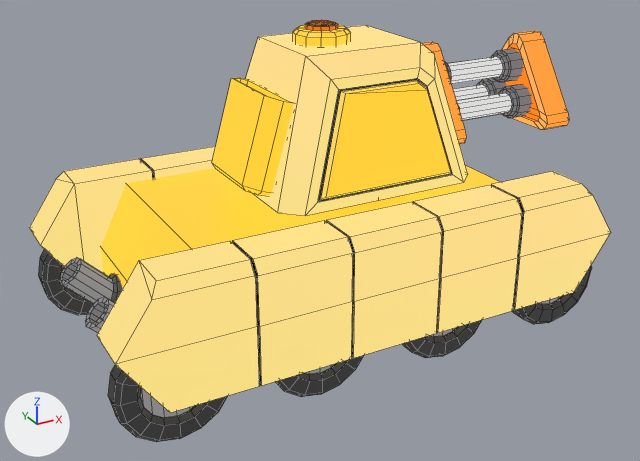
The FBX model TCC_ProjectArena/Assets/Gabriel/Inimigos/InimigosAnimations/RoboGarrafa.fbx as it was, and as the next commit left it.
Both versions are drawn from a 50 mm camera at (-6.93, -21.62, 6.32) aimed at (-0.13, -9.27, 0.14). Lighting does not change. The marker at lower left points along +X, +Y and +Z. Mesh edges are drawn as thin lines. Where no turn or scale is listed for an object, it has been applied to the vertices.

Names of what the first picture shows: 'TanqueGarrafa'.
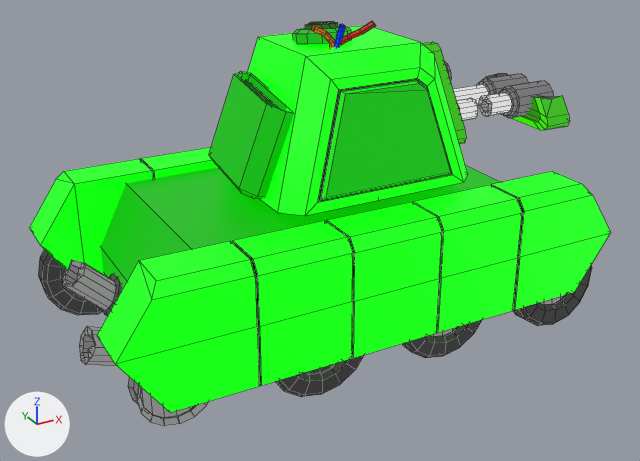
Commit message: RoboGarrafa fixed

Where the newer file only moved an object's origin or applied its transform, the numbers keep the older frame.

Location of each change, [x1, y1, x2, y2] in pixels of the pictures (640 x 461 px; the box of a moved part takes in the faces that stretch with it):
'TanqueGarrafa', reshaped
    before: [29, 20, 611, 442]
    after: [29, 21, 611, 426]
part 1 of me_tanquegarrafa_001, moved or reshaped
    before: [512, 266, 592, 324]
    after: [513, 266, 592, 326]
part 2 of me_tanquegarrafa_001, moved or reshaped
    before: [212, 78, 294, 196]
    after: [209, 71, 294, 199]
part 3 of me_tanquegarrafa_001, rebuilt
    before: [85, 297, 115, 333]
    after: [79, 327, 116, 366]
part 4 of me_tanquegarrafa_001, added
    after: [311, 25, 335, 48]
part 5 of me_tanquegarrafa_001, added
    after: [340, 21, 376, 46]
part 6 of me_tanquegarrafa_001, added
    after: [334, 24, 345, 48]
part 7 of me_tanquegarrafa_001, moved or reshaped
    before: [447, 31, 569, 129]
    after: [457, 74, 570, 130]
part 8 of me_tanquegarrafa_001, moved or reshaped
    before: [293, 20, 351, 46]
    after: [293, 21, 352, 44]
part 9 of me_tanquegarrafa_001, moved or reshaped
    before: [59, 258, 123, 304]
    after: [62, 260, 123, 316]
part 10 of me_tanquegarrafa_001, moved or reshaped
    before: [108, 365, 228, 442]
    after: [128, 377, 139, 404]
part 11 of me_tanquegarrafa_001, added
    after: [306, 364, 334, 374]
part 12 of me_tanquegarrafa_001, surface changed (yellow to green)
    both: [29, 25, 611, 426]

What the commit changed:
me_tanquegarrafa_001 is used by ob_tanquegarrafa; location (0.38, -9.03, -0.77).
me_tanquegarrafa_001 had 2484 vertices, 2478 faces and spanned x -4.85..4.33, y -2.51..2.66, z -0.96..4.4.
me_tanquegarrafa_001 now has 2535 vertices, 2520 faces and spans x -4.92..4.33, y -2.5..2.66, z -0.96..4.53.
me_tanquegarrafa_001 part 1: the loose piece of 160 vertices spanning x 2.25..4.07, y -2.26..-1.87, z -0.96..0.86 is turned -6.3 degrees about the x axis through its middle.
me_tanquegarrafa_001 part 2: the loose piece of 30 vertices spanning x -2.07..-1.23, y -0.76..0.95, z 1.91..3.51 is turned 9.4 degrees about the x axis through its middle, then moved by (0.0, 0.03, 0.0).
me_tanquegarrafa_001 part 3: the loose piece of 74 vertices spanning x -4.78..-2.56, y -1.06..-0.37, z -0.32..0.8 is rebuilt with 74 vertices and now spans x -4.92..-2.72, y -1.06..-0.37, z -0.54..0.49.
me_tanquegarrafa_001 part 4: a new loose piece of 30 vertices spanning x -0.8..-0.18, y -0.56..0.06, z 3.86..4.51, in mat_material.
me_tanquegarrafa_001 part 5: a new loose piece of 30 vertices spanning x -0.31..0.21, y -0.78..0.05, z 3.81..4.52, in mat_material.
me_tanquegarrafa_001 part 6: a new loose piece of 30 vertices spanning x -0.47..-0.17, y -0.81..0.04, z 3.88..4.53, in mat_material.
me_tanquegarrafa_001 part 7: 44 vertices moved from x 3.39..4.33, y -0.96..1.15, z 2.24..3.83 to x 2.01..4.33, y -0.99..1.13, z 2.23..3.45; 91 vertices removed from x 3.39..4.33, y -0.91..1.09, z 2.53..3.83; 83 vertices added at x 2.01..4.33, y -0.93..1.07, z 2.47..3.26.
me_tanquegarrafa_001 part 8: 108 vertices removed from x -0.74..0.21, y -0.32..0.63, z 4.08..4.4; 108 vertices added at x -0.75..0.21, y -0.35..0.61, z 4.01..4.43.
me_tanquegarrafa_001 part 9: 52 vertices moved from x -4.78..-3.85, y 0.53..1.22, z -0.32..0.8 to x -4.75..-3.83, y 0.51..1.21, z -0.33..0.74.
me_tanquegarrafa_001 part 10: 32 vertices moved from x -4.78..-3.11, y -2.26..-1.87, z -0.88..0.79 to x -4.49..-3.39, y -2.16..-1.97, z -0.6..0.51; 32 vertices removed from x -4.85..-3.03, y -2.19..-1.94, z -0.96..0.86.
me_tanquegarrafa_001 part 11: 1 vertex added at x -1.57, y -2.17, z -0.05.
me_tanquegarrafa_001 part 12: 356 kept faces spanning x -4.84..4.33, y -2.5..2.66, z -0.65..4.1 get new texture (UV) coordinates.
